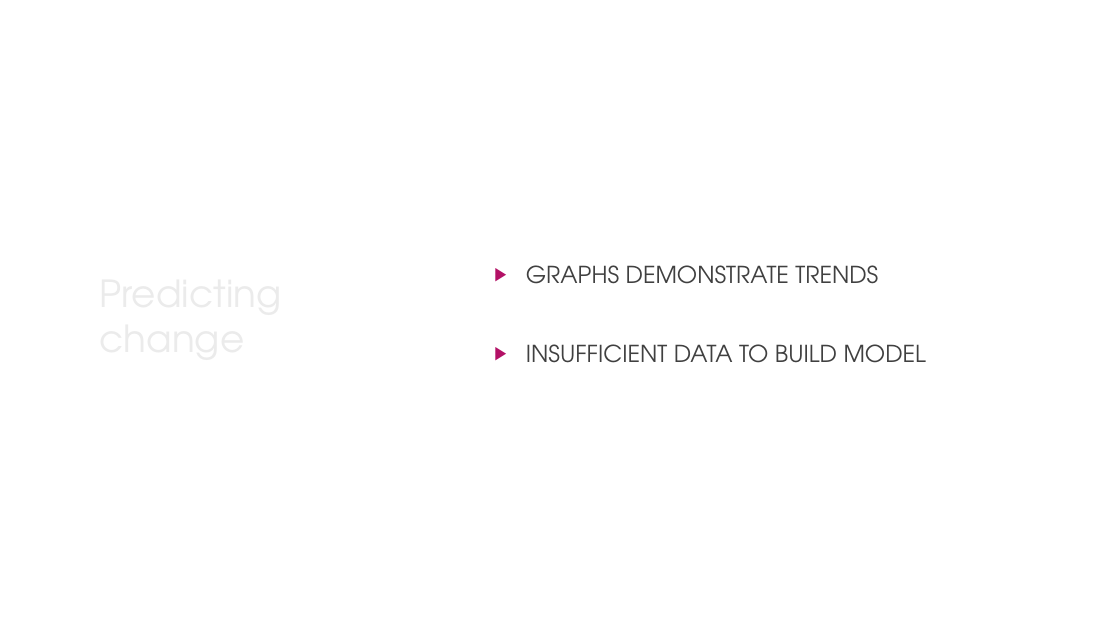
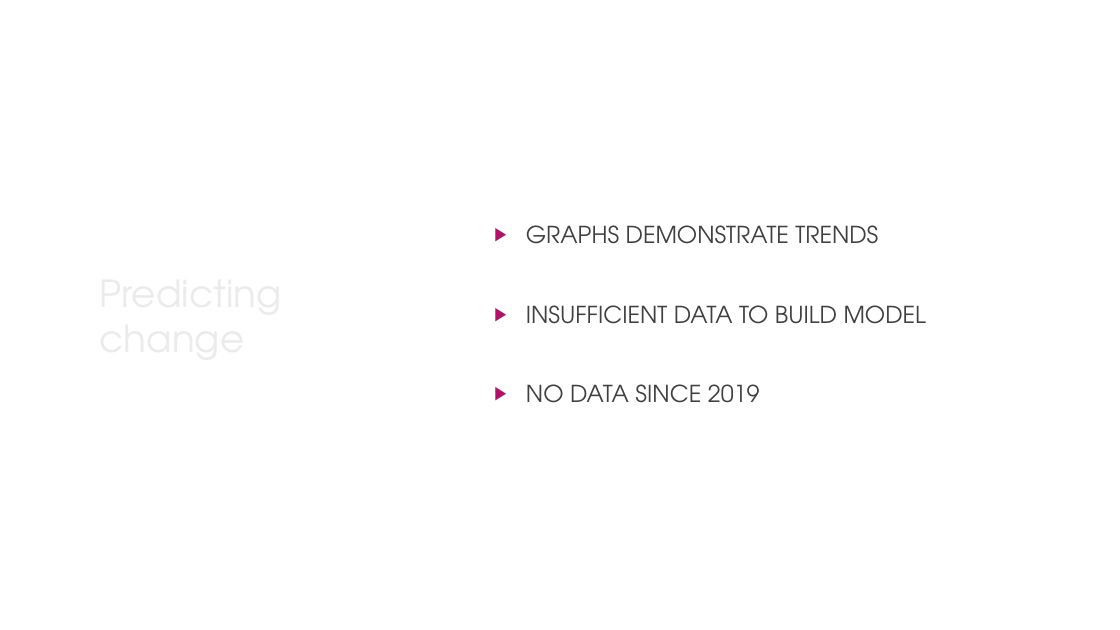
Before and after one commit to louiseshambrook/visit_scotland_final_project, a slide deck: slide 14 of presentation/visit_scotland_presentation.pptx. Drawn at 1120x630 pixels with LibreOffice and Linux fonts; fonts in the diff are those of the drawing; background and template pictures are left out. Boxes give left, top, right and bottom in pixels: in the first picture for what was removed or moved away, otherwise in the second. Text is boxed around its words. In the diff, an @@ line names an element or a change of style, - is before the commit and + after.

```diff
--- a/presentation/visit_scotland_presentation.pptx
+++ b/presentation/visit_scotland_presentation.pptx
@@ subtitle at (526,384,760,403): paragraph added @@
+▶ NO DATA SINCE 2019
```
Also in this commit, not shown: 8 other slides changed, 1 slide added, 1 slide removed, 2 other files.
